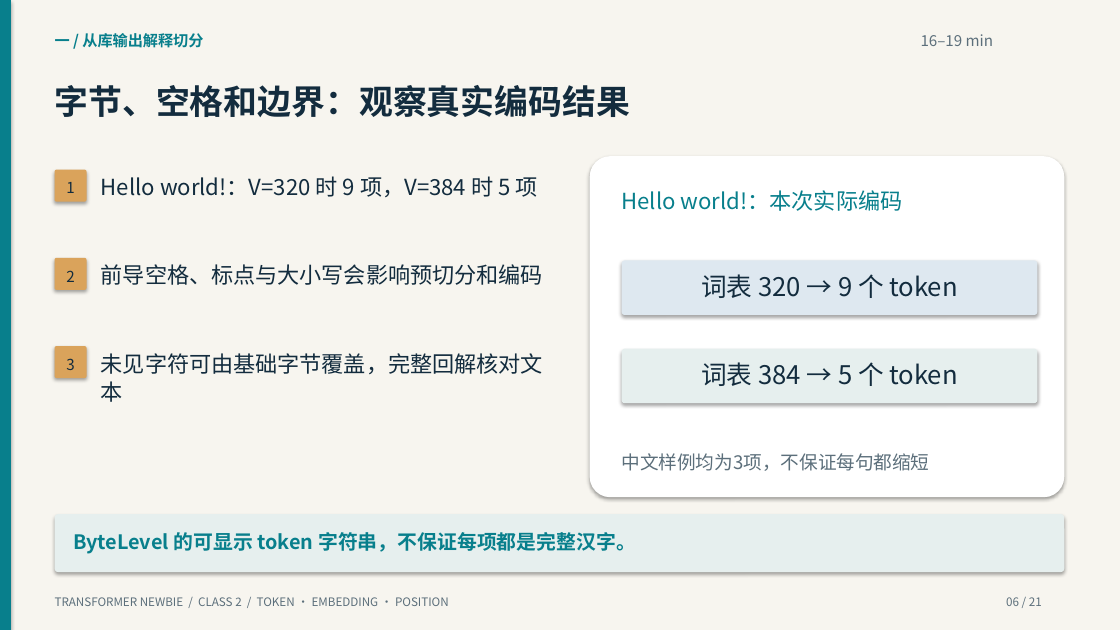
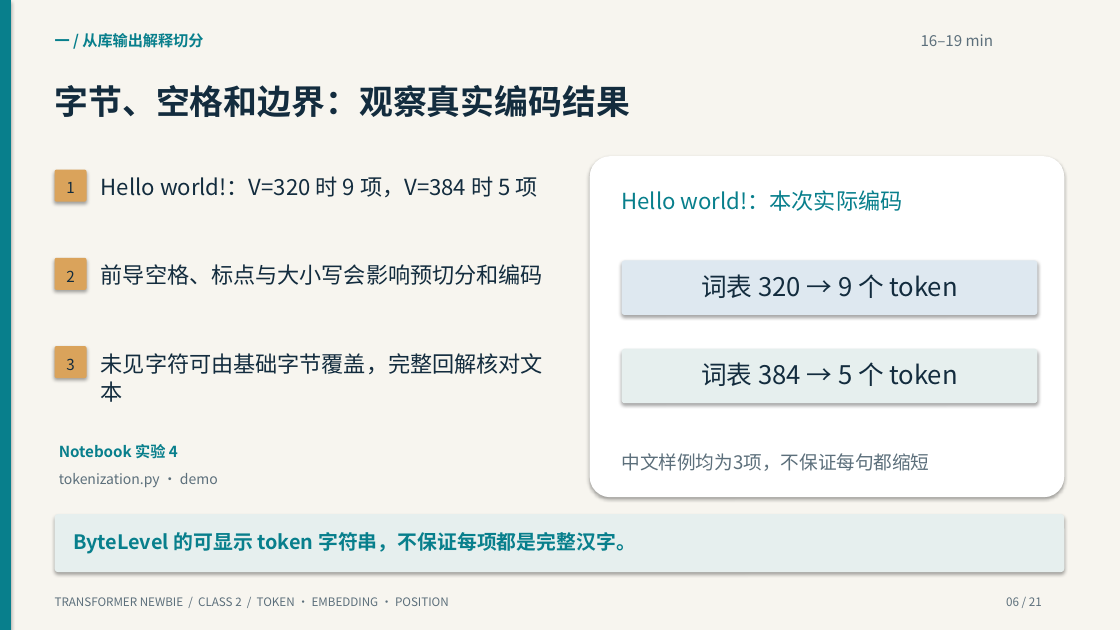
Before and after one commit to yangzy723/Transformer-Newbie, a slide deck: slide 6 of class2/class2_tokens_embeddings_positions.pptx. Drawn at 1120x630 pixels with LibreOffice and Linux fonts; fonts in the diff are those of the drawing. Boxes give left, top, right and bottom in pixels: in the first picture for what was removed or moved away, otherwise in the second. Text is boxed around its words. In the diff, an @@ line names an element or a change of style, - is before the commit and + after.

```diff
--- a/class2/class2_tokens_embeddings_positions.pptx
+++ b/class2/class2_tokens_embeddings_positions.pptx
@@ text added at <box>59,444,178,458</box>, 13 pt, text #087F8C, bold @@
+Notebook 实验 4
@@ text added at <box>59,473,218,487</box>, 12 pt, text #5C6F7B @@
+tokenization.py · demo
```
Also in this commit, not shown: 17 other slides changed, 41 other files.
